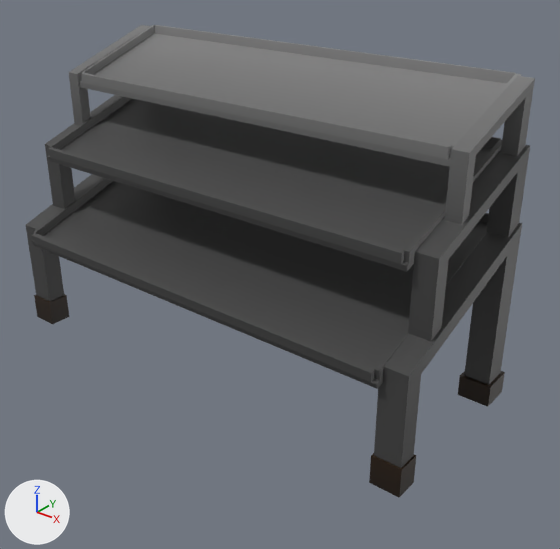
The FBX model Major Production - Team 1 Project - AIE/Assets/Models/bakeryDisplayCase/obj_bakeryDisplayCase.fbx: old version first, new version second.
Both versions are drawn from a 50 mm lens placed at (13.32, -2.13, 1.6), pointed at (11.51, 0.12, 0.2). The axes (+X, +Y, +Z) are drawn at lower left. The lights are the same throughout. Vertices at the same position are counted once.

Objects in the first picture: 'geo_bakeryDisplay'.
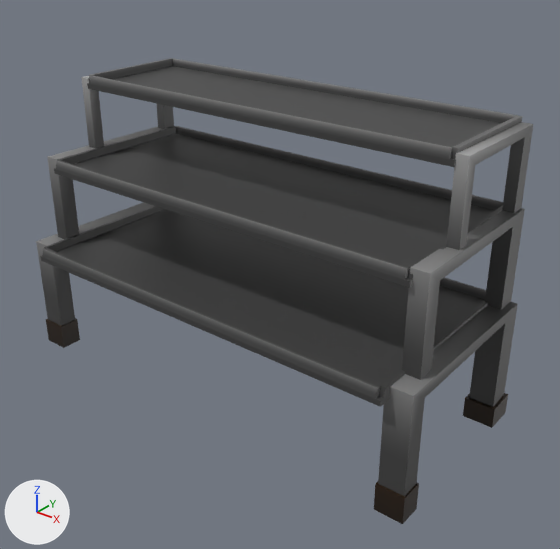
What the commit changed:
Material 'pasted__pasted__shd_breadShelf34' (mat_pasted__pasted__shd_breadshelf34) is new.
Its texture is img_tex_breadshelf_tga.
me_mesh is used by ob_geo_bakerydisplay; location (11.38, 0.062, 0.462); rotation (1.571, 0.0, 0.0), in degrees (90, 0, 0); scale (0.01, 0.0089, 0.01).
me_mesh had 324 vertices, 620 faces and spanned x -100.0..100.0, y -74.0..68.0, z -42.0..42.0.
me_mesh now has 276 vertices, 524 faces and spans x -101.0..101.0, y -70.0..55.0, z -44.0..44.0.
me_mesh part 1: the loose piece of 44 vertices spanning x -90.0..90.0, y -29.0..9.0, z -42.0..42.0 is turned -20.9 degrees about the x axis through its middle, then moved by (1.0, -10.0, 0.0), in mat_shd_breadshelf (picture img_tex_breadshelf_tga).
me_mesh part 2: the loose piece of 44 vertices spanning x -91.0..91.0, y 43.0..68.0, z -40.0..5.0 is multiplied about its middle by the matrix ((0.989, 0.0, 0.0), (0.0, 0.933, 0.361), (0.0, 0.055, 1.157)), then moved by (1.0, -4.0, 0.0).
me_mesh part 3: the loose piece of 44 vertices spanning x -90.0..89.0, y 11.0..42.0, z -39.0..27.0 is multiplied about its middle by the matrix ((1.0, 0.0, 0.0), (0.0, 0.868, 0.323), (0.0, -0.177, 1.077)), then moved by (1.0, -9.0, -1.0), in mat_pasted__shd_breadshelf7 (picture img_tex_breadshelf_tga).
me_mesh part 4: the loose piece of 48 vertices spanning x 87.0..100.0, y -74.0..9.0, z -41.0..38.0 is rebuilt with 40 vertices and now spans x 87.0..101.0, y -70.0..-18.0, z -44.0..39.0, in mat_pasted__pasted__pasted__shd_breadshelf22 (picture img_tex_breadshelf_tga).
me_mesh part 5: the loose piece of 48 vertices spanning x -100.0..-87.0, y -74.0..9.0, z -41.0..38.0 is rebuilt with 40 vertices and now spans x -101.0..-87.0, y -70.0..-18.0, z -44.0..39.0, in mat_pasted__pasted__shd_breadshelf16 (picture img_tex_breadshelf_tga).
me_mesh part 6: the loose piece of 24 vertices spanning x 89.0..98.0, y -22.0..41.0, z -39.0..22.0 is rebuilt with 16 vertices and now spans x 89.0..96.0, y -22.0..21.0, z -43.0..29.0, in mat_pasted__pasted__shd_breadshelf34 (picture img_tex_breadshelf_tga).
me_mesh part 7: the loose piece of 24 vertices spanning x 90.0..96.0, y 22.0..67.0, z -39.0..6.0 is rebuilt with 16 vertices and now spans x 90.0..95.0, y 18.0..53.0, z -43.0..7.0, in mat_pasted__pasted__shd_breadshelf17 (picture img_tex_breadshelf_tga).
me_mesh part 8: the loose piece of 24 vertices spanning x -97.0..-91.0, y 22.0..67.0, z -39.0..6.0 is rebuilt with 16 vertices and now spans x -94.0..-89.0, y 18.0..53.0, z -43.0..7.0, in mat_shd_breadshelf (picture img_tex_breadshelf_tga).
me_mesh part 9: the loose piece of 24 vertices spanning x -98.0..-89.0, y -22.0..41.0, z -39.0..22.0 is rebuilt with 16 vertices and now spans x -96.0..-89.0, y -22.0..21.0, z -43.0..29.0, in mat_pasted__shd_breadshelf8 (picture img_tex_breadshelf_tga).
me_mesh now uses material mat_pasted__pasted__shd_breadshelf34 (picture img_tex_breadshelf_tga).
Object 'geo_bakeryDisplay' (ob_geo_bakerydisplay) moves from (11.38, 0.062, 0.462) to (11.37, 0.125, 0.35).
Object 'geo_bakeryDisplay' (ob_geo_bakerydisplay) is rescaled from (0.01, 0.0089, 0.01) to (0.01, 0.01, 0.01).

Location of each change, (x1, y1, x2, y2) in pixels of the pictures (560 x 549 px; the box of a moved part takes in the faces that stretch with it):
'geo_bakeryDisplay', reshaped, moved, rescaled
    before: (26, 25, 535, 497)
    after: (36, 58, 533, 524)
part 1 of me_mesh, moved or reshaped
    before: (32, 178, 489, 389)
    after: (40, 206, 488, 407)
part 2 of me_mesh, moved or reshaped
    before: (79, 25, 521, 167)
    after: (87, 58, 523, 167)
part 3 of me_mesh, moved or reshaped
    before: (48, 96, 502, 272)
    after: (54, 126, 503, 288)
part 4 of me_mesh, rebuilt (19% shorter)
    before: (369, 223, 522, 497)
    after: (374, 302, 518, 524)
part 5 of me_mesh, rebuilt
    before: (26, 174, 113, 324)
    after: (36, 202, 154, 348)
part 6 of me_mesh, rebuilt (12% shorter)
    before: (408, 145, 530, 341)
    after: (402, 208, 525, 380)
part 7 of me_mesh, rebuilt (13% shorter)
    before: (445, 76, 535, 224)
    after: (446, 122, 533, 250)
part 8 of me_mesh, rebuilt
    before: (69, 25, 150, 125)
    after: (81, 76, 174, 148)
part 9 of me_mesh, rebuilt
    before: (45, 95, 121, 209)
    after: (47, 127, 161, 239)
